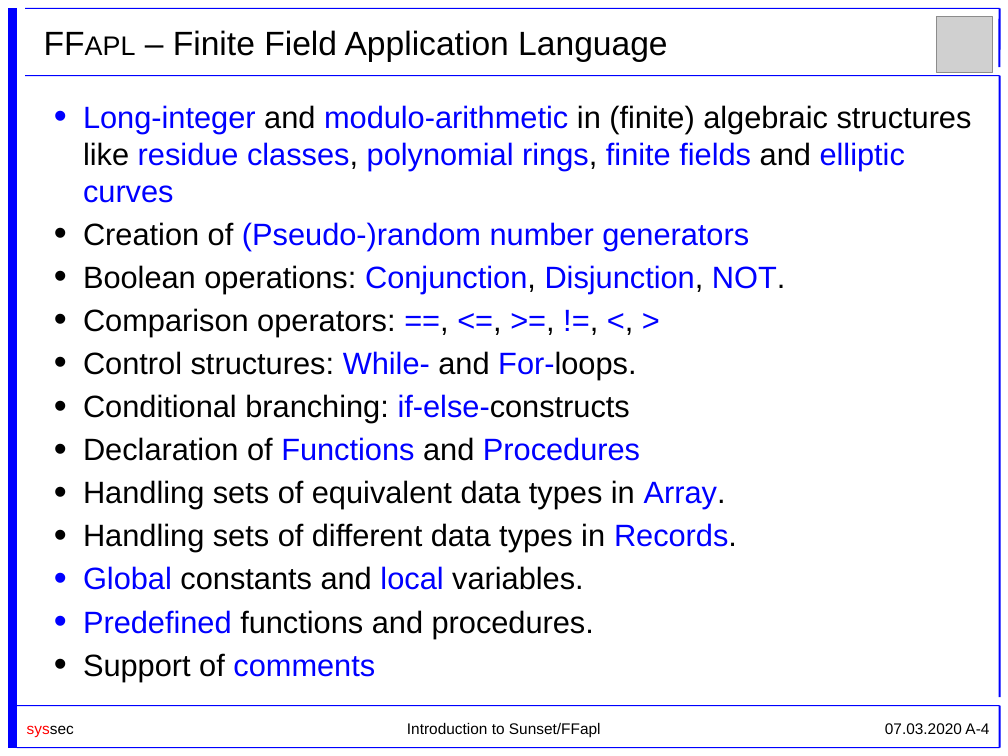
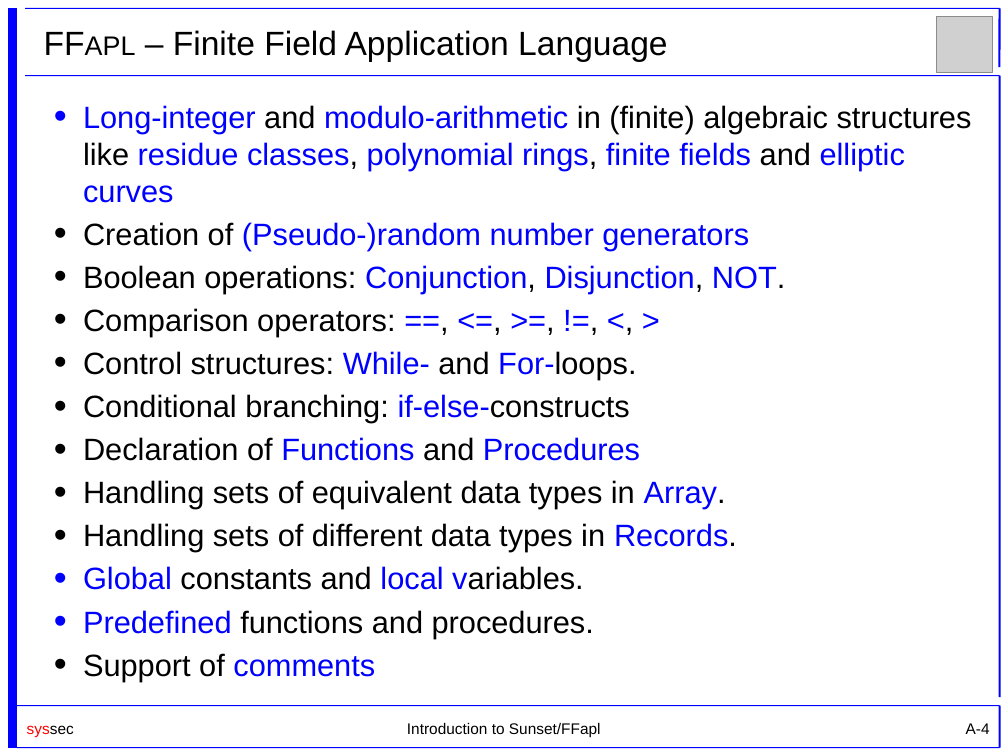
Before and after one commit to cryptool-org/cryptobrief, a slide deck: slide 4 of manual (drafts)/Sunset_Slides_UniKlu.pptx. Drawn at 1008x756 pixels with LibreOffice and Linux fonts; fonts in the diff are those of the drawing; grey boxes stand for pictures; background and template pictures are left out. Boxes give left, top, right and bottom in pixels: in the first picture for what was removed or moved away, otherwise in the second. Text is boxed around its words. In the diff, an @@ line names an element or a change of style, - is before the commit and + after.

```diff
--- a/manual (drafts)/Sunset_Slides_UniKlu.pptx
+++ b/manual (drafts)/Sunset_Slides_UniKlu.pptx
@@ text at <box>83,566,584,590</box>: text colour #000000 to #0000FF in "variables." @@
@@ page number at <box>966,723,990,734</box>: text changed @@
-07.03.2020 A-4
+A-4
```
Also in this commit, not shown: 12 other slides changed, 10 slides added, 1 other file.
